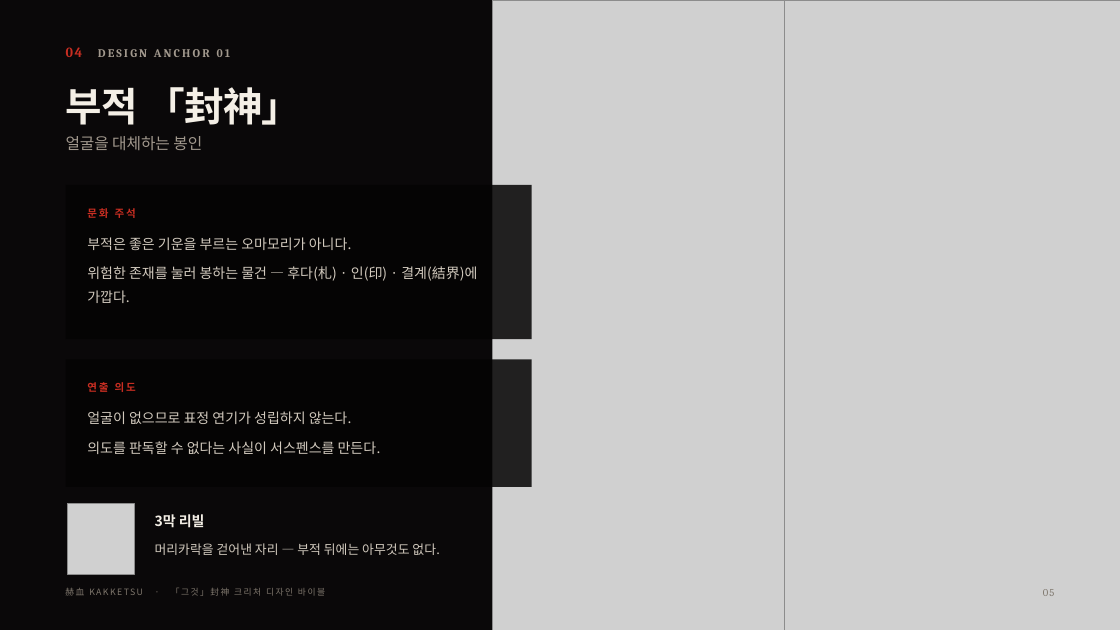
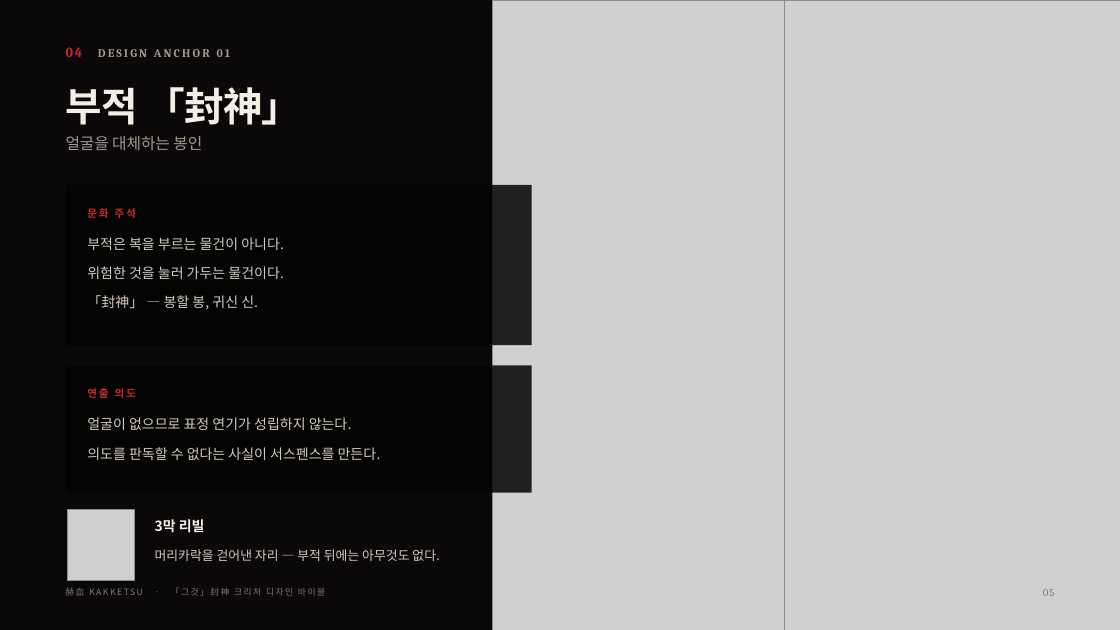
Before and after one commit to yellow8227-cmd/char-counter, a slide deck: slide 6 of kakketsu/build/KAKKETSU_그것_컨셉레퍼런스_KR.pptx. Drawn at 1120x630 pixels with LibreOffice and Linux fonts; fonts in the diff are those of the drawing; grey boxes stand for pictures. Boxes give left, top, right and bottom in pixels: in the first picture for what was removed or moved away, otherwise in the second. Text is boxed around its words. In the diff, an @@ line names an element or a change of style, - is before the commit and + after.

```diff
--- a/kakketsu/build/KAKKETSU_그것_컨셉레퍼런스_KR.pptx
+++ b/kakketsu/build/KAKKETSU_그것_컨셉레퍼런스_KR.pptx
@@ rectangle: place and size @@
-rectangle at [66,185,532,339]
+rectangle at [66,185,532,345]
@@ text at [87,237,284,310]: text changed @@
-부적은 좋은 기운을 부르는 오마모리가 아니다.
-위험한 존재를 눌러 봉하는 물건 — 후다(札) · 인(印) · 결계(結界)에 가깝다.
+부적은 복을 부르는 물건이 아니다.
+위험한 것을 눌러 가두는 물건이다.
+「封神」 — 봉할 봉, 귀신 신.
@@ 2 texts, 1 picture, 1 rectangle: place and size @@
-2 texts, 1 picture, 1 rectangle at [66,360,532,575]
+2 texts, 1 picture, 1 rectangle at [66,365,532,581]
```
Also in this commit, not shown: 10 other slides changed, 3 other files.
